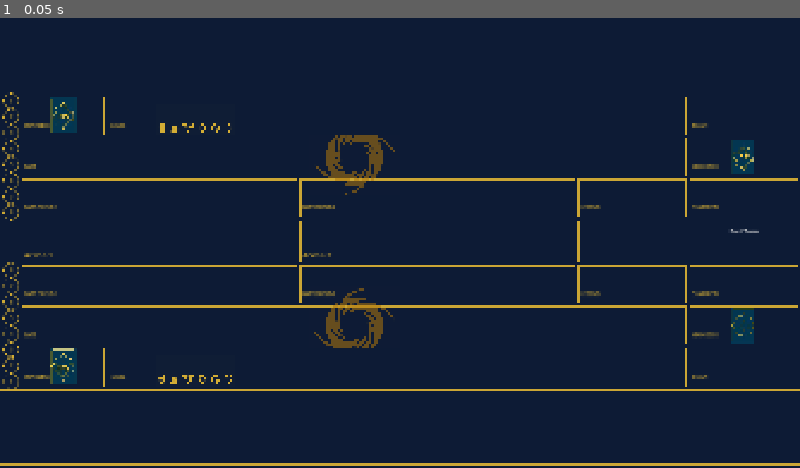
Above: before the commit, frame 1.
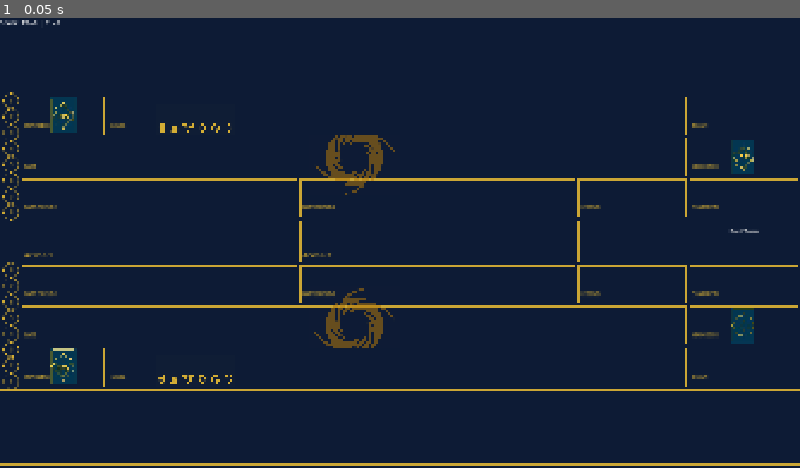
Above: after the commit, the same moment.

Repository: hashirmohammad/RiftBound
Game: Godot game, scene res://Scenes/main.tscn
The game is run twice, just before and just after one commit, with the same random seed, the same clock (stepped at 60 frames per second) and the same inputs.
Inputs:
- Up to frame 1 (0.05 s): no input

The runs differ from the first frame. In frame 1, less than 0.1% of the frame differs, in the area x 0-8%, y 0-2%.

Commit message:
Point system addition

Diff:
--- a/Scripts/BackEnd/core/game_engine.gd
+++ b/Scripts/BackEnd/core/game_engine.gd
@@ -116,3 +116,82 @@
 	var card: CardInstance = player.deck[found_index]
 	player.deck.remove_at(found_index)
 	player.deck.append(card) # top of deck if draw uses pop_back()
+
+static func _get_arena_controller(state: GameState, arena_index: int) -> int:
+	var p0 = state.players[0].battlefield_slots[arena_index].size() > 0
+	var p1 = state.players[1].battlefield_slots[arena_index].size() > 0
+
+	if p0 and not p1:
+		return 0
+	if p1 and not p0:
+		return 1
+	return -1
+
+static func _update_arena_control(state: GameState) -> void:
+	state.arena_control[0] = _get_arena_controller(state, 0)
+	state.arena_control[1] = _get_arena_controller(state, 1)
+
+static func _count_controlled(state: GameState, player_id: int) -> int:
+	var count := 0
+	for c in state.arena_control:
+		if c == player_id:
+			count += 1
+	return count
+
+static func _score_end_turn(state: GameState, player_id: int) -> void:
+	_update_arena_control(state)
+
+	var controlled := _count_controlled(state, player_id)
+
+	if controlled == 0:
+		state.add_event("P%d controls no arenas and gains no points." % player_id)
+		return
+
+	# BOTH arenas → +2 and can win, even from 6 or 7
+	if controlled == 2:
+		state.scores[player_id] += 2
+		state.add_event("P%d controls both arenas (+2). Total: %d" % [
+			player_id, state.scores[player_id]
+		])
+		_check_win(state, player_id)
+		return
+
+	# ONE arena
+	var current = state.scores[player_id]
+
+	if current < 7:
+		state.scores[player_id] += 1
+		state.add_event("P%d controls 1 arena (+1). Total: %d" % [
+			player_id, state.scores[player_id]
+		])
+		_check_win(state, player_id)
+		return
+
+	# At 7 → cannot win from 1 arena on your own end turn
+	state.add_event("P%d controls 1 arena, but cannot claim the final point on their own turn." % player_id)
+
+static func _check_opponent_win(state: GameState, ending_player_id: int) -> void:
+	_update_arena_control(state)
+
+	var opponent := 1 - ending_player_id
+
+	# Only check opponent — NOT the player who just ended turn
+	if state.scores[opponent] != 7:
+		return
+
+	var controlled := _count_controlled(state, opponent)
+
+	# Opponent must control at least one arena
+	if controlled >= 1:
+		state.scores[opponent] += 1
+		state.add_event("P%d gains the final point at the end of P%d's turn!" % [
+			opponent, ending_player_id
+		])
+		_check_win(state, opponent)
+
+static func _check_win(state: GameState, player_id: int) -> void:
+	if state.scores[player_id] >= 8:
+		state.scores[player_id] = 8
+		state.winner_id = player_id
+		state.game_over = true
+		state.add_event("P%d WINS THE GAME!" % player_id)
--- a/Scripts/BackEnd/core/game_state.gd
+++ b/Scripts/BackEnd/core/game_state.gd
@@ -15,7 +15,17 @@
 
 # Turn/phase controller (manages phase order + phase logic)
 var turn_system
+# point System
+var scores := [0, 0]
+var winner_id: int = -1
+var game_over: bool = false
 
+# Arena control: index 0 = Arena 1, index 1 = Arena 2
+# -1 = none, 0 = P0, 1 = P1
+var arena_control := [-1, -1]
+
+# For final-point rule (opponent turn win)
+var final_point_ready := [false, false]
 # ── Combat systems ────────────────────────────────────────────────────────────
 var unit_registry: UnitRegistry
 var timing_manager: TimingManager
--- a/Scripts/FrontEnd/GameController.gd
+++ b/Scripts/FrontEnd/GameController.gd
@@ -490,6 +490,7 @@
 func _update_status_label() -> void:
 	if state.awaiting_unit_target:
 		status_label.text = "Choose a friendly unit for Pit Rookie."
+		status_label.text += "\nScore: P0=%d | P1=%d" % [state.scores[0], state.scores[1]]
 		cancel_payment_button.visible = false
 		pass_priority_button.visible = false
 		confirm_damage_button.visible = false
@@ -498,9 +499,11 @@
 	if state.awaiting_rune_payment:
 		var remaining: int    = state.pending_card_cost - state.selected_rune_uids.size()
 		var card_name: String = _get_pending_card_name()
-		status_label.text             = "Select %d more rune(s) to play %s" % [remaining, card_name]
+		status_label.text = "Select %d more rune(s) to play %s" % [remaining, card_name]
+		status_label.text += "\nScore: P0=%d | P1=%d" % [state.scores[0], state.scores[1]]
 		cancel_payment_button.visible = true
 		pass_priority_button.visible = false
+		confirm_damage_button.visible = false
 		return
 
 	if state.awaiting_showdown:
@@ -508,45 +511,56 @@
 		var atk := ctx.attackers.size()
 		var def := ctx.defenders.size()
 		var showdown := state.active_showdown
-		var whose: String = "P%d" % (state.active_player_index if not showdown.active_player_passed \
-			else 1 - state.active_player_index)
-		status_label.text             = "Showdown! %d vs %d — %s: Pass or use ability." % [atk, def, whose]
-		pass_priority_button.visible  = true
+		var whose: String = "P%d" % (
+			state.active_player_index if not showdown.active_player_passed
+			else 1 - state.active_player_index
+		)
+		status_label.text = "Showdown! %d vs %d — %s: Pass or use ability." % [atk, def, whose]
+		status_label.text += "\nScore: P0=%d | P1=%d" % [state.scores[0], state.scores[1]]
+		pass_priority_button.visible = true
 		cancel_payment_button.visible = false
 		confirm_damage_button.visible = false
 		return
 
 	if state.awaiting_damage_assignment:
 		var ctx: CombatContext = state.active_combat_context
-		# loser_is_attacker: attacker had less might, distributes their own damage to defenders
-		# else: defender had less might, distributes their own damage to attackers
 		var loser_is_attacker: bool = ctx.total_defender_might > ctx.total_attacker_might
 		var pool: int = ctx.total_attacker_might if loser_is_attacker else ctx.total_defender_might
-		# target_units = the winner's units receiving the loser's damage
 		var target_units: Array = ctx.defenders if loser_is_attacker else ctx.attackers
-		var loser_player_id: int = ctx.attackers[0].player_id if loser_is_attacker \
+		var loser_player_id: int = (
+			ctx.attackers[0].player_id if loser_is_attacker
 			else ctx.defenders[0].player_id
+		)
+
 		for unit in target_units:
 			if not _pending_assignments.has(unit.uid):
 				_pending_assignments[unit.uid] = 0
+
 		var total_assigned: int = 0
 		for uid in _pending_assignments:
 			total_assigned += _pending_assignments[uid]
+
 		var remaining: int = pool - total_assigned
 		var parts: Array = []
+
 		for unit in target_units:
-			parts.append("%s: %d" % [unit.card_instance.data.card_name, _pending_assignments.get(unit.uid, 0)])
-		status_label.text             = "P%d assign %d dmg (left: %d) — L-click +1, R-click -1\n%s" % [
+			parts.append("%s: %d" % [
+				unit.card_instance.data.card_name,
+				_pending_assignments.get(unit.uid, 0)
+			])
+
+		status_label.text = "P%d assign %d dmg (left: %d) — L-click +1, R-click -1\n%s" % [
 			loser_player_id, pool, remaining, "  |  ".join(parts)
 		]
-		pass_priority_button.visible  = false
+		status_label.text += "\nScore: P0=%d | P1=%d" % [state.scores[0], state.scores[1]]
+		pass_priority_button.visible = false
 		cancel_payment_button.visible = false
 		confirm_damage_button.visible = true
 		return
 
-	status_label.text             = ""
+	status_label.text = "Score: P0=%d | P1=%d" % [state.scores[0], state.scores[1]]
 	cancel_payment_button.visible = false
-	pass_priority_button.visible  = false
+	pass_priority_button.visible = false
 	confirm_damage_button.visible = false
 
 func _get_pending_card_name() -> String:
